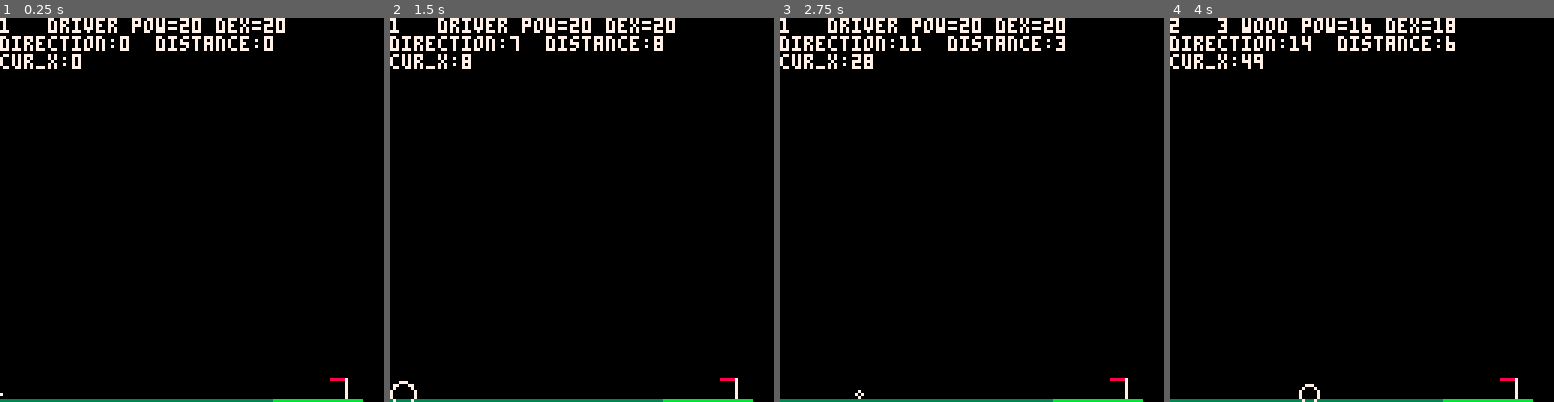
Above: before the commit, frames 1-4 (left to right).
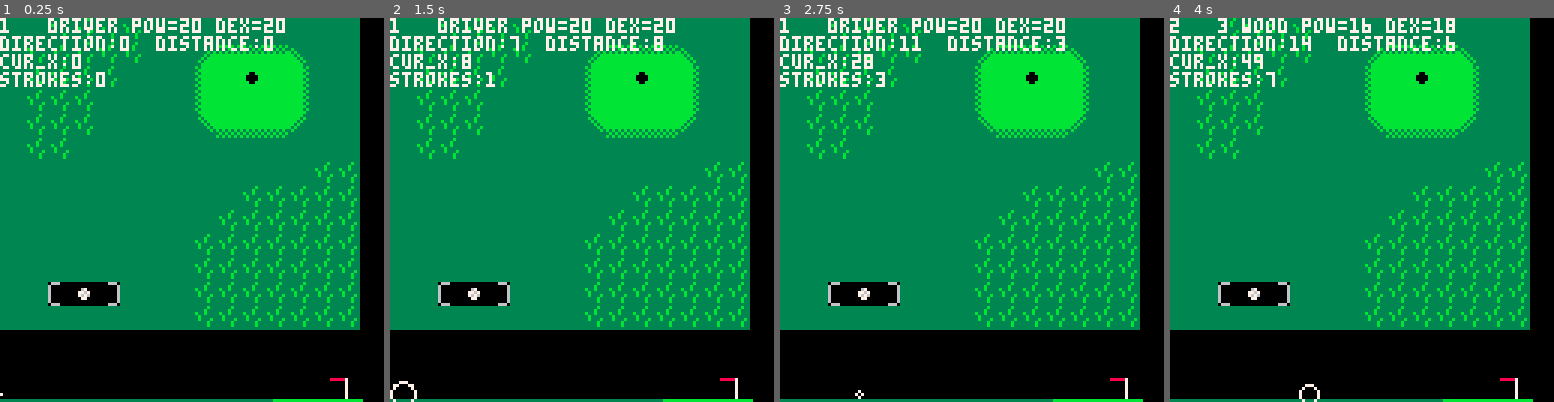
Above: after the commit, the same moments.

Repository: allstargoldeneye/pico8-power-projects
Game: PICO-8 cartridge dicegolf/dicegolf.p8
Same seed, same stepped clock (60 frames per second), same inputs: the game is played once before the commit and once after it.
Inputs:
- Up to frame 1 (0.25 s): no input
- Up to frame 2 (1.5 s): tap X (X key) at 1.07 s
- Up to frame 3 (2.75 s): tap X (X key) at 2.07, 2.4, 2.73 s; hold Down from 2.42 s (still down)
- Up to frame 4 (4 s): release Down at 2.82 s; tap X (X key) at 3.07, 3.4, 3.73 s; hold Up from 3.58 s (still down)

The runs differ from the first frame. In frame 1, 73% of the frame differs, in the area x 0-94%, y 0-82%; in frame 2, 73%; in frame 3, 72%; in frame 4, 73%.

Commit message:
Reapply "Merge pull request #2 from allstargoldeneye/Wasuji-work"
This reverts commit 6abd98db32ca2a0b4b060a2d2ec07506b7a7e013.

Diff:
--- a/dicegolf/dicegolf.p8
+++ b/dicegolf/dicegolf.p8
@@ -13,6 +13,18 @@
 
 function _draw()
  cls()
+
+ --upper right cheat sheet
+ --() - this is code
+ --🐱 - tiles and spirtes
+ --▒ - map
+ --⬅️ - sounds
+ --♪ - patterns
+
+ --draws the map
+ map()
+
+ --printout statements
  print(club_select.."   "..
  clubs[club_select].name.." pow="..
  clubs[club_select].pow.." dex="..
@@ -23,9 +35,11 @@
  print("direction:"..s_direction
  .."  distance:"..s_distance)
  print("cur_x:"..cur_ball_x)
+ print("strokes:"..strokes)
  draw_course()
 
  if (btnp(❎)) then
+  strokes +=1
   cur_ball_x += s_distance
   prev_shot = s_distance/2
  end
@@ -97,34 +111,56 @@
 prev_shot = 0
 cur_ball_x = 0
 green_edge = 91
+flagpole = 120
 
 function draw_course()
  rectfill(0,127,120,127,3)
  --rectfill(60,90,120,127,10)
  rectfill(green_edge,127,120,127,11)
+
+ --the fake flagpole
  for i=120, 126 do
   pset(115,i,7)
  end
  for i=110, 114 do
   pset(i,120,8)
  end
+
+
 end
 __gfx__
-00000000000000000000000000000000000000000000000000000000000000000000000000000000000000000000000000000000000000000000000000000000
-00000000000000000000000000000000000000000000000000000000000000000000000000000000000000000000000000000000000000000000000000000000
-00700700000670000000000000000000000000000000000000000000000000000000000000000000000000000000000000000000000000000000000000000000
-00077000007767000000000000000000000000000000000000000000000000000000000000000000000000000000000000000000000000000000000000000000
-00077000007676000000000000000000000000000000000000000000000000000000000000000000000000000000000000000000000000000000000000000000
-00700700000770000000000000000000000000000000000000000000000000000000000000000000000000000000000000000000000000000000000000000000
+0000000000000000bbbbb3b33b3bbbbbbbbbbbbb3333333333333333bbbbbbbb0000666006660000000000000000000000000000000000000000000000000000
+0000000000000000bbbbbb3333bbbbbbbbbbbbbb333333333b3b3b3bbbbbbbbb0000000660000000000000000000000000000000000000000000000000000000
+0070070000067000bbbbb3b33b3bbbbbbbbbbbbb33333333b3b3b3b3bbbbbbbb0000000660000000000000000000000000000000000000000000000000000000
+0007700000776700bbbbbb3333bbbbbbbbbbbbbb333333333b3b3b3bbbbbbbbb0000000660000000000000000000000000000000000000000000000000000000
+0007700000767600bbbbb3b33b3bbbbbbbbbbbbb33333333bbbbbbbbbbbbbbbb0000000660000000000000000000000000000000000000000000000000000000
+0070070000077000bbbbbb3333bbbbbbbbbbbbbb33333333bbbbbbbbb3b3b3b30000000660000000000000000000000000000000000000000000000000000000
+0000000000000000bbbbb3b33b3bbbbbbbbbbbbb33333333bbbbbbbb3b3b3b3b0000000660000000000000000000000000000000000000000000000000000000
+0000000000000000bbbbbb3333bbbbbbbbbbbbbb33333333bbbbbbbbb3b3b3b30000666006660000000000000000000000000000000000000000000000000000
+3333333333333333333bbbbbbbbbb333bbbbbbbb33333b33bbbbbbbb000000000000000000000000000000000000000000000000000000000000000000000000
+333333333333333333b3bbbbbbbb3b33bbbbbbbb3333b33300000000000000000000000000000000000000000000000000000000000000000000000000000000
+333333b33b333333333b3bbbbbb3b333bbb00bbb3b33b33300000000000000000000000000000000000000000000000000000000000000000000000000000000
+33333b3bb3b333333333b3bbbb3b3333bb0000bb33b3333300000000000000000000000000000000000000000000000000000000000000000000000000000000
+3333b3bbbb3b333333333b3bb3b33333bb0000bb33b333b300000000000000000000000000000000000000000000000000000000000000000000000000000000
+333b3bbbbbb3b333333333b33b333333bbb00bbb33333b3300000000000000000000000000000000000000000000000000000000000000000000000000000000
+33b3bbbbbbbb3b333333333333333333bbbbbbbb33333b3300000000000000000000000000000000000000000000000000000000000000000000000000000000
+333bbbbbbbbbb3333333333333333333bbbbbbbb3333333300000000000000000000000000000000000000000000000000000000000000000000000000000000
+__gff__
+0001808080008080000000000000000080808080400000000000000000000000000000000000000000000000000000000000000000000000000000000000000000000000000000000000000000000000000000000000000000000000000000000000000000000000000000000000000000000000000000000000000000000000
+0000000000000000000000000000000000000000000000000000000000000000000000000000000000000000000000000000000000000000000000000000000000000000000000000000000000000000000000000000000000000000000000000000000000000000000000000000000000000000000000000000000000000000
 __map__
-0000000000000000000000000000000000000000000000000000000000000000000000000000000000000000000000000000000000000000000000000000000000000000000000000000000000000000000000000000000000000000000000000000000000000000000000000000000000000000000000000000000000000000
-0000000000000101000000000000000000000000000000000000000000000000000000000000000000000000000000000000000000000000000000000000000000000000000000000000000000000000000000000000000000000000000000000000000000000000000000000000000000000000000000000000000000000000
-0000000001010101010100000000000000000000000000000000000000000000000000000000000000000000000000000000000000000000000000000000000000000000000000000000000000000000000000000000000000000000000000000000000000000000000000000000000000000000000000000000000000000000
-0000000001000000010101010000000000000000000000000000000000000000000000000000000000000000000000000000000000000000000000000000000000000000000000000000000000000000000000000000000000000000000000000000000000000000000000000000000000000000000000000000000000000000
-0000000001000000000101010101000000000000000000000000000000000000000000000000000000000000000000000000000000000000000000000000000000000000000000000000000000000000000000000000000000000000000000000000000000000000000000000000000000000000000000000000000000000000
-0000000001010000000000000001010000000000000000000000000000000000000000000000000000000000000000000000000000000000000000000000000000000000000000000000000000000000000000000000000000000000000000000000000000000000000000000000000000000000000000000000000000000000
-0000000000010101010100000000010000000000000000000000000000000000000000000000000000000000000000000000000000000000000000000000000000000000000000000000000000000000000000000000000000000000000000000000000000000000000000000000000000000000000000000000000000000000
-0000000000000000000000000000000000000000000000000000000000000000000000000000000000000000000000000000000000000000000000000000000000000000000000000000000000000000000000000000000000000000000000000000000000000000000000000000000000000000000000000000000000000000
-0001010101000000000000000000000000000000000000000000000000000000000000000000000000000000000000000000000000000000000000000000000000000000000000000000000000000000000000000000000000000000000000000000000000000000000000000000000000000000000000000000000000000000
+0505151515150505050505050505050000000000000000000000000000000000000000000000000000000000000000000000000000000000000000000000000000000000000000000000000000000000000000000000000000000000000000000000000000000000000000000000000000000000000000000000000000000000
+0515151515150505100606061105050000000000000000000000000000000000000000000000000000000000000000000000000000000000000000000000000000000000000000000000000000000000000000000000000000000000000000000000000000000000000000000000000000000000000000000000000000000000
+0515151515050505030414040205050000000000000000000000000000000000000000000000000000000000000000000000000000000000000000000000000000000000000000000000000000000000000000000000000000000000000000000000000000000000000000000000000000000000000000000000000000000000
+0515151505050505030404040205050000000000000000000000000000000000000000000000000000000000000000000000000000000000000000000000000000000000000000000000000000000000000000000000000000000000000000000000000000000000000000000000000000000000000000000000000000000000
+0515151505050505120707071305050000000000000000000000000000000000000000000000000000000000000000000000000000000000000000000000000000000000000000000000000000000000000000000000000000000000000000000000000000000000000000000000000000000000000000000000000000000000
+0515150505050505050505050505050000000000000000000000000000000000000000000000000000000000000000000000000000000000000000000000000000000000000000000000000000000000000000000000000000000000000000000000000000000000000000000000000000000000000000000000000000000000
+0505050505050505050505050515150000000000000000000000000000000000000000000000000000000000000000000000000000000000000000000000000000000000000000000000000000000000000000000000000000000000000000000000000000000000000000000000000000000000000000000000000000000000
+0505050505050505050515151515150000000000000000000000000000000000000000000000000000000000000000000000000000000000000000000000000000000000000000000000000000000000000000000000000000000000000000000000000000000000000000000000000000000000000000000000000000000000
+0505050505050505051515151515150000000000000000000000000000000000000000000000000000000000000000000000000000000000000000000000000000000000000000000000000000000000000000000000000000000000000000000000000000000000000000000000000000000000000000000000000000000000
+0505050505050505151515151515150000000000000000000000000000000000000000000000000000000000000000000000000000000000000000000000000000000000000000000000000000000000000000000000000000000000000000000000000000000000000000000000000000000000000000000000000000000000
+0505050505050505151515151515150000000000000000000000000000000000000000000000000000000000000000000000000000000000000000000000000000000000000000000000000000000000000000000000000000000000000000000000000000000000000000000000000000000000000000000000000000000000
+0505090108050505151515151515150000000000000000000000000000000000000000000000000000000000000000000000000000000000000000000000000000000000000000000000000000000000000000000000000000000000000000000000000000000000000000000000000000000000000000000000000000000000
+0505050505050505151515151515150000000000000000000000000000000000000000000000000000000000000000000000000000000000000000000000000000000000000000000000000000000000000000000000000000000000000000000000000000000000000000000000000000000000000000000000000000000000
 
 
